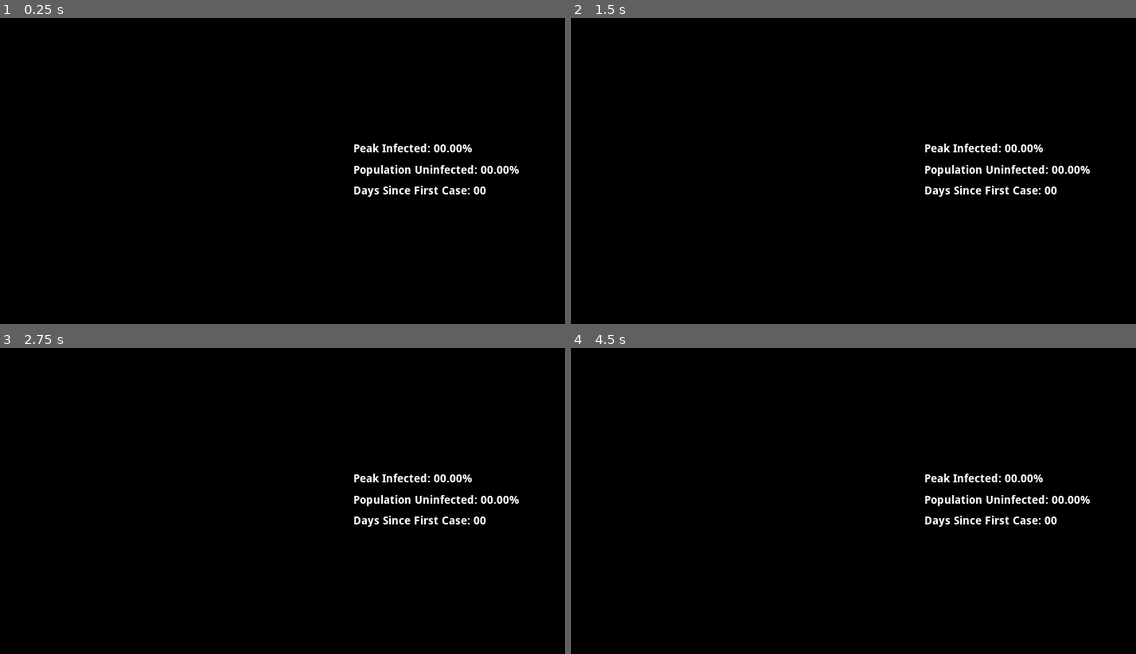
Above: before the commit, frames 1-4 (two rows, left to right).
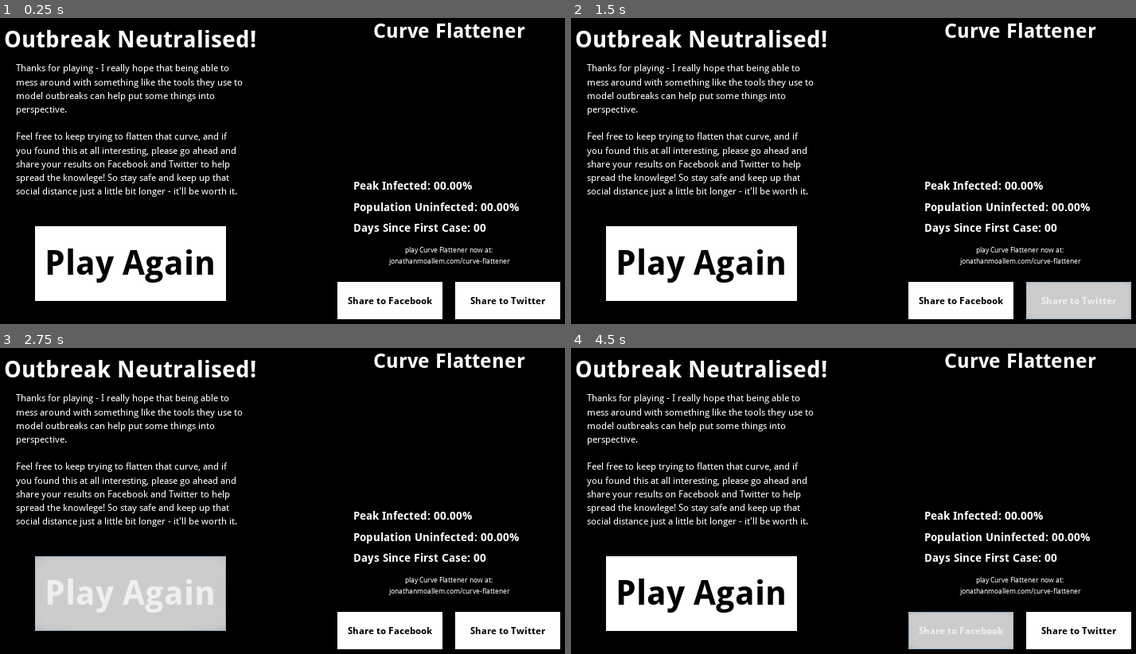
Above: after the commit, the same moments.

Repository: jonjondev/curve-flattener
Game: Godot game, scene res://scenes/game_over.tscn
Two runs of this game, one before a commit and one after it. Both use one fixed random seed, a clock stepped at 60 frames per second and the inputs below. This scene is started directly instead of the project's main scene.
Inputs (mouse positions are in pixels of both pictures, inside the frame that each line leads up to):
- Up to frame 1 (0.25 s): no input
- Up to frame 2 (1.5 s): click (960, 299) at 0.5 s, where only the run after the commit has a clickable "Share to Facebook"; click (1079, 299) at 1.25 s, where only the run after the commit has a clickable "Share to Twitter"
- Up to frame 3 (2.75 s): click (129, 592) at 2 s, where only the run after the commit has a clickable "Play Again"
- Up to frame 4 (4.5 s): click (700, 592) at 2.75 s, where only the run after the commit has a clickable "Play Again"; click (700, 592) at 3.5 s, where only the run after the commit has a clickable "Play Again"; click (960, 629) at 4.25 s, where only the run after the commit has a clickable "Share to Facebook"

The runs differ from the first frame. In frame 1, 19% of the frame differs, in the area x 0-100%, y 1-99%; in frame 2, 19%; in frame 3, 20%; in frame 4, 19%.
Error before the commit: Invalid set index 'anchor_left' (on base: 'null instance') with value of type 'float'. (res://scripts/game_over.gd:5)
Error after the commit: Invalid set index 'anchor_left' (on base: 'null instance') with value of type 'float'. (res://scripts/game_over.gd:7)

Commit message:
Linked up play again button in the end game scene

Diff:
--- a/scenes/game_over.tscn
+++ b/scenes/game_over.tscn
@@ -1,14 +1,37 @@
-[gd_scene load_steps=5 format=2]
+[gd_scene load_steps=12 format=2]
 
 [ext_resource path="res://scripts/game_over.gd" type="Script" id=1]
 [ext_resource path="res://resources/ui_theme.tres" type="Theme" id=2]
 [ext_resource path="res://fonts/DroidSans-Bold.ttf" type="DynamicFontData" id=3]
+[ext_resource path="res://fonts/DroidSans.ttf" type="DynamicFontData" id=4]
+
+[sub_resource type="DynamicFont" id=2]
+size = 32
+font_data = ExtResource( 3 )
 
 [sub_resource type="DynamicFont" id=1]
 size = 18
 extra_spacing_top = 5
 extra_spacing_bottom = 5
 font_data = ExtResource( 3 )
+
+[sub_resource type="DynamicFont" id=3]
+size = 12
+font_data = ExtResource( 4 )
+
+[sub_resource type="DynamicFont" id=4]
+font_data = ExtResource( 3 )
+
+[sub_resource type="DynamicFont" id=5]
+size = 56
+font_data = ExtResource( 3 )
+
+[sub_resource type="DynamicFont" id=6]
+size = 38
+font_data = ExtResource( 3 )
+
+[sub_resource type="DynamicFont" id=7]
+font_data = ExtResource( 4 )
 
 [node name="Control" type="Control"]
 anchor_right = 1.0
@@ -31,7 +54,7 @@
 anchor_left = 0.575
 anchor_top = 0.05
 anchor_right = 0.925
-anchor_bottom = 0.6
+anchor_bottom = 0.78
 color = Color( 0, 0, 0, 1 )
 __meta__ = {
 "_edit_use_anchors_": false
@@ -39,22 +62,32 @@
 
 [node name="GraphFrame" type="ColorRect" parent="."]
 anchor_left = 0.625
-anchor_top = 0.1
+anchor_top = 0.2
 anchor_right = 0.875
-anchor_bottom = 0.39
+anchor_bottom = 0.49
 color = Color( 0, 0, 0, 1 )
 __meta__ = {
 "_edit_use_anchors_": false
 }
 
-[node name="CanvasLayer" type="CanvasLayer" parent="."]
-layer = 2
+[node name="StatsTitleLabel" type="Label" parent="."]
+anchor_left = 0.6
+anchor_top = 0.07
+anchor_right = 0.9
+anchor_bottom = 0.18
+custom_fonts/font = SubResource( 2 )
+text = "Curve Flattener"
+align = 1
+valign = 1
+__meta__ = {
+"_edit_use_anchors_": false
+}
 
-[node name="Label" type="Label" parent="CanvasLayer"]
+[node name="StatsLabel" type="Label" parent="."]
 anchor_left = 0.6
-anchor_top = 0.4
+anchor_top = 0.5
 anchor_right = 0.9
-anchor_bottom = 0.6
+anchor_bottom = 0.7
 custom_fonts/font = SubResource( 1 )
 text = "Peak Infected: 00.00%
 Population Uninfected: 00.00%
@@ -63,3 +96,81 @@
 __meta__ = {
 "_edit_use_anchors_": false
 }
+
+[node name="LinkLabel" type="Label" parent="."]
+anchor_left = 0.6
+anchor_top = 0.68
+anchor_right = 0.9
+anchor_bottom = 0.78
+custom_fonts/font = SubResource( 3 )
+text = "play Curve Flattener now at:
+ jonathanmoallem.com/curve-flattener"
+align = 1
+valign = 1
+__meta__ = {
+"_edit_use_anchors_": false
+}
+
+[node name="FacebookButton" type="Button" parent="."]
+anchor_left = 0.575
+anchor_top = 0.8
+anchor_right = 0.74
+anchor_bottom = 0.9
+custom_fonts/font = SubResource( 4 )
+text = "Share to Facebook"
+__meta__ = {
+"_edit_use_anchors_": false
+}
+
+[node name="TwitterButton" type="Button" parent="."]
+anchor_left = 0.76
+anchor_top = 0.8
+anchor_right = 0.925
+anchor_bottom = 0.9
+custom_fonts/font = SubResource( 4 )
+text = "Share to Twitter"
+__meta__ = {
+"_edit_use_anchors_": false
+}
+
+[node name="PlayButton" type="Button" parent="."]
+anchor_left = 0.1
+anchor_top = 0.65
+anchor_right = 0.4
+anchor_bottom = 0.85
+grow_horizontal = 2
+grow_vertical = 2
+custom_fonts/font = SubResource( 5 )
+text = "Play Again"
+__meta__ = {
+"_edit_use_anchors_": false
+}
+
+[node name="GameOverLabel" type="Label" parent="."]
+anchor_left = 0.000445306
+anchor_top = 0.1
+anchor_right = 0.500445
+anchor_bottom = 0.2
+custom_fonts/font = SubResource( 6 )
+text = "Outbreak Neutralised!"
+align = 1
+valign = 1
+__meta__ = {
+"_edit_use_anchors_": false
+}
+
+[node name="IntroLabel" type="Label" parent="."]
+anchor_left = 0.07
+anchor_top = 0.21
+anchor_right = 0.43
+anchor_bottom = 0.62076
+grow_horizontal = 2
+grow_vertical = 2
+custom_fonts/font = SubResource( 7 )
+text = "Thanks for playing - I really hope that being able to mess around with something like the tools they use to model outbreaks can help put some things into perspective.
+
+Feel free to keep trying to flatten that curve, and if you found this at all interesting, please go ahead and share your results on Facebook and Twitter to help spread the knowlege! So stay safe and keep up that social distance just a little bit longer - it'll be worth it."
+autowrap = true
+__meta__ = {
+"_edit_use_anchors_": false
+}
--- a/scripts/game_over.gd
+++ b/scripts/game_over.gd
@@ -1,4 +1,6 @@
 extends Control
+
+var link = "jonathanmoallem.com/curve-flattener"
 
 func _ready():
 	add_child(SceneManager.graph)
@@ -7,8 +9,10 @@
 	$Graph.anchor_right = 0.9
 	$Graph.anchor_bottom = 0.49
 
+	$PlayButton.connect("button_up", SceneManager, "start_game")
 
 	$StatsLabel.text = "Peak Infected: " + str($Graph.peak_infection_rate) + "%\nPopulation Uninfected: " + str($Graph.total_uninfected) + "%\nDays Since First Case: " + str($Graph.current_day)
+	$LinkLabel.text = "play Curve Flattener now at:\n" + link
 
 	yield(VisualServer, 'frame_post_draw')
 
